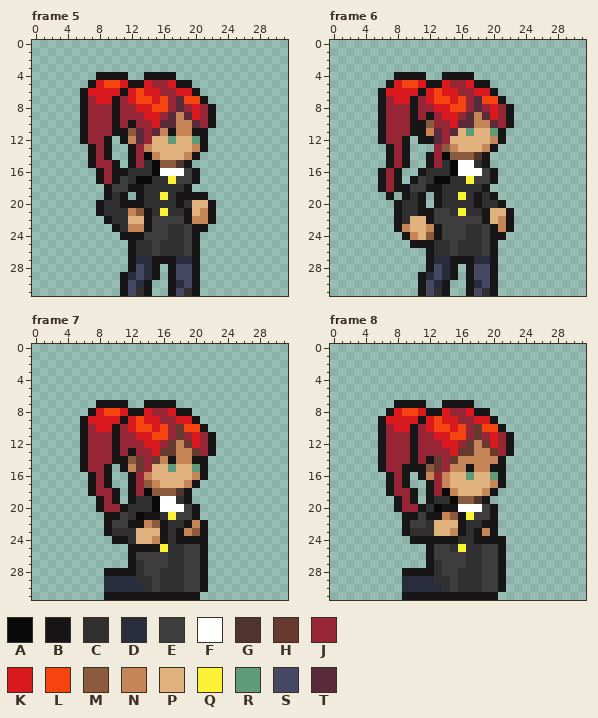
Pixel-art file -- assets/player/spritesheet.aseprite. This is how it looked before the edit.
32x32 pixels, 26 frames. Colours within 5 levels of each other are drawn and written as one. Shown: frame 5, frame 6, frame 7, frame 8. The commit also changed other frames, which this record leaves out.
Palette (. is transparent): A #090909  B #171516  C #303030  D #282c3c  E #3e3e3e  F #ffffff  G #4f342f  H #673931  J #962536  K #da191e  L #f6440e  M #8c5b3e  N #c68556  P #e2b27e  Q #fbf236  R #5d9b79  S #464762  T #582a3a
New version:
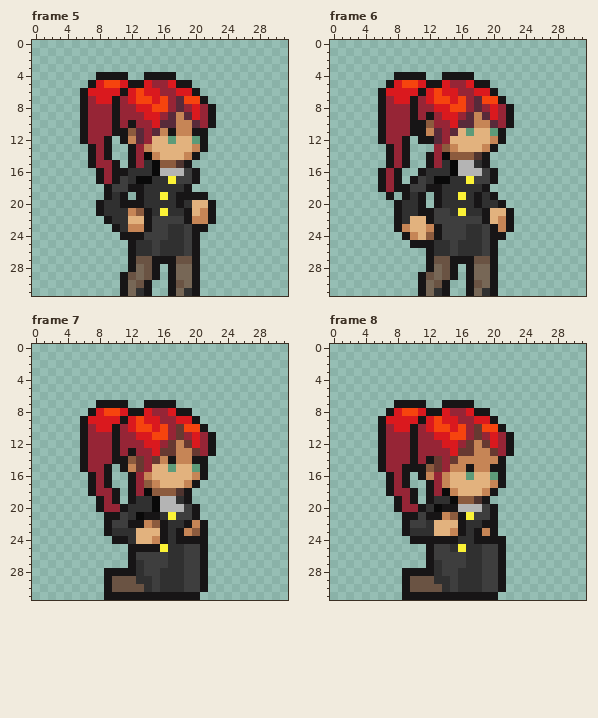
What changed:
Colour D changes from #282c3c to #6a5343.
Colour F changes from #ffffff to #b4b4b4.
Colour S changes from #464762 to #776756.
Frame 7:
Colour D becomes colour B in rows 29 to 30 at x 9.
Frame 8: the same change as frame 7
